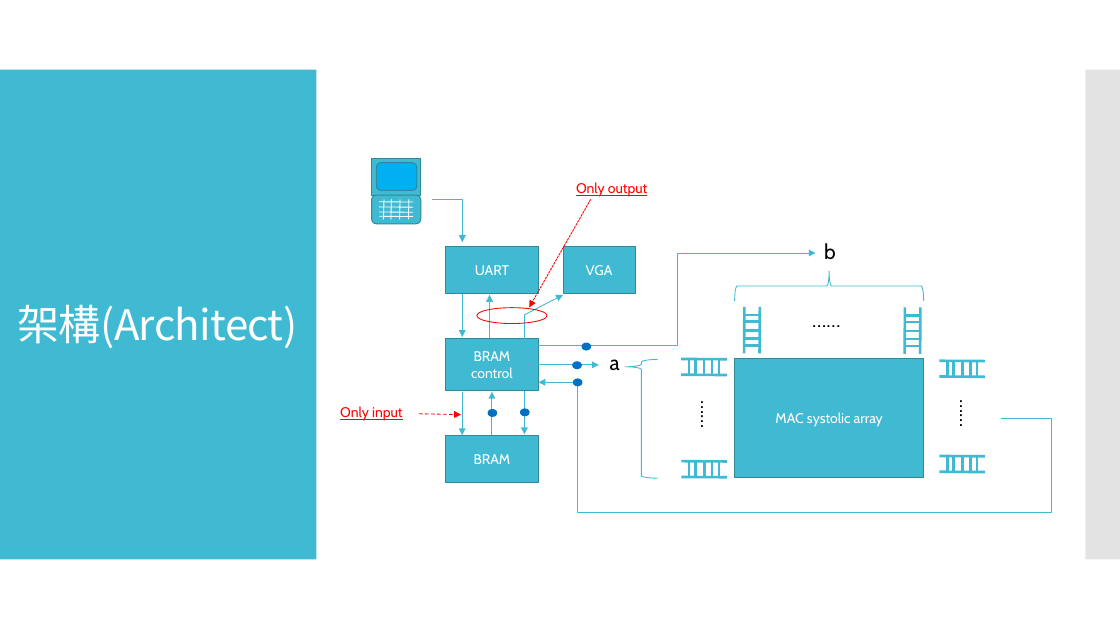
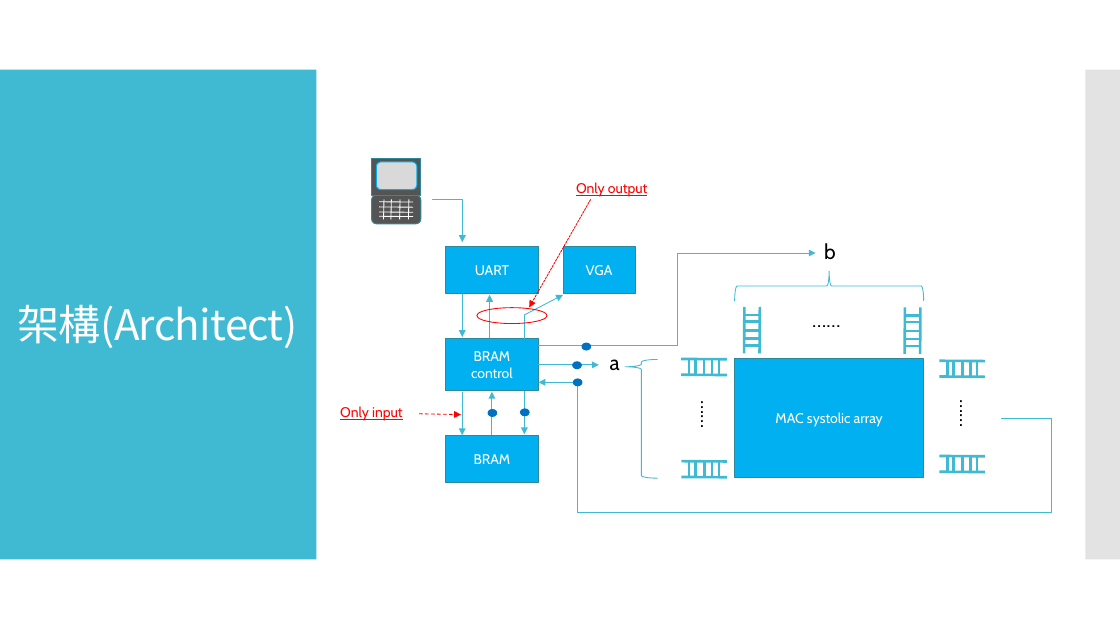
Before and after one commit to BBS86x1023/FPGA-simple-TPU, a slide deck: slide 9 of FPGA Final Project.pptx (slide 11 before the commit). Drawn at 1120x630 pixels with LibreOffice and Linux fonts; fonts in the diff are those of the drawing. Boxes give left, top, right and bottom in pixels: in the first picture for what was removed or moved away, otherwise in the second. Text is boxed around its words. In the diff, an @@ line names an element or a change of style, - is before the commit and + after.

```diff
--- a/FPGA Final Project.pptx
+++ b/FPGA Final Project.pptx
@@ rectangle at (371,159,421,196): fill #40BAD2 to #545454 @@
@@ rounded rectangle at (376,162,417,190): fill #00B0F0 to #D9D9D9; outline #2F8A9B 0.85 pt to #00B0F0 0.85 pt @@
@@ rounded rectangle at (371,195,421,223): fill #40BAD2 to #545454 @@
@@ fill #40BAD2 to #00B0F0 in 5 elements at (445,246,539,293), (563,246,635,293), (445,339,539,392), (445,436,539,483), (735,359,924,477) @@
```
Also in this commit, not shown: 1 other slide changed, 1 slide added, 3 slides removed.
